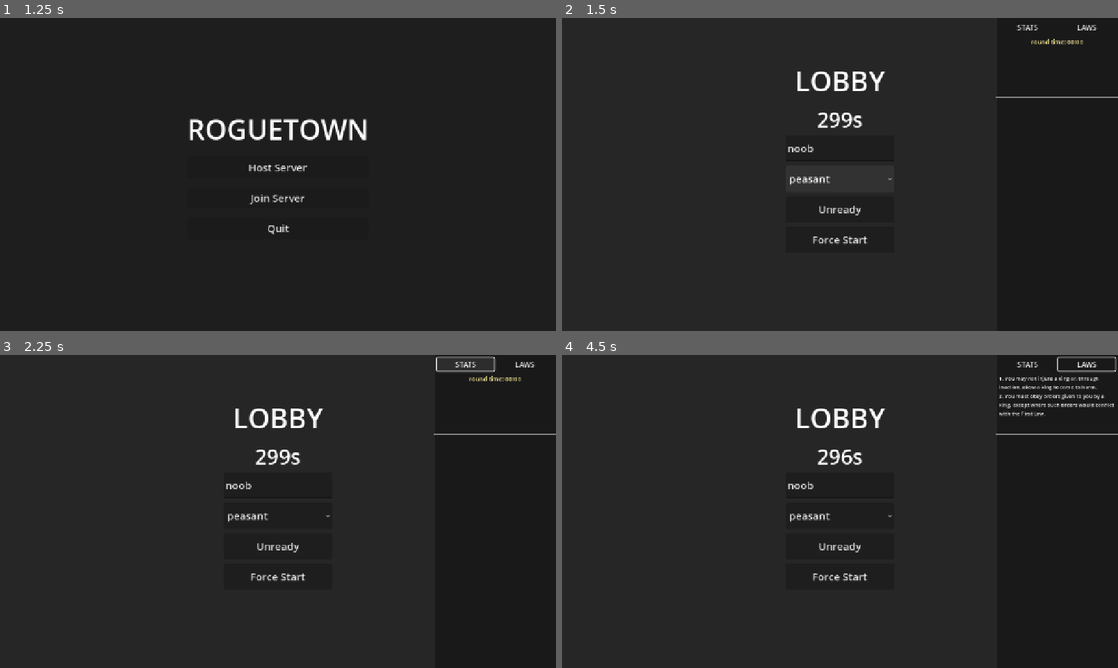
Above: before the commit, frames 1-4 (two rows, left to right).
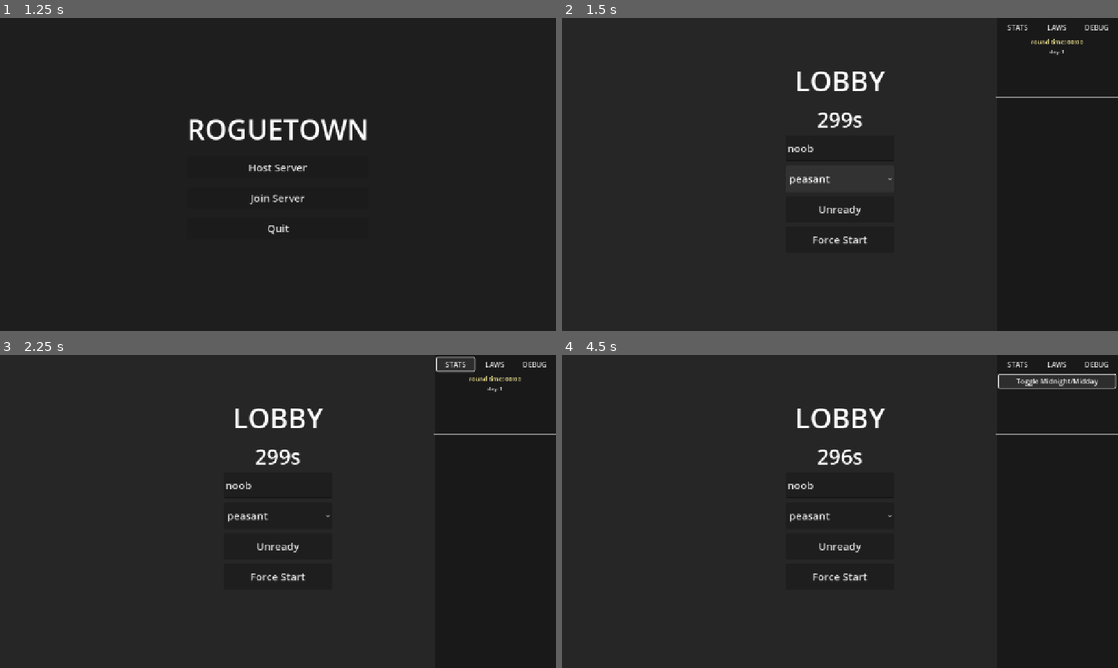
Above: after the commit, the same moments.

Repository: zakanater19/godot-roguetown
Game: Godot game, scene res://main_menu.tscn
The game is run twice, just before and just after one commit, with the same random seed, the same clock (stepped at 60 frames per second) and the same inputs.
Inputs (mouse positions are in pixels of both pictures, inside the frame that each line leads up to):
- Up to frame 1 (1.25 s): tap Enter at 0.5 s; move the mouse to (400, 158) at 0.52 s; hold D from 0.53 s (still down); hold Shift from 0.53 s (still down); click (400, 158) at 0.67 s; tap Space at 0.77 s
- Up to frame 2 (1.5 s): release D at 1.25 s; release Shift at 1.25 s; click "Host Server" at 1.25 s
- Up to frame 3 (2.25 s): click "STATS" at 2 s
- Up to frame 4 (4.5 s): click "LAWS" at 2.75 s; click (1095, 364) at 3.5 s, where only the run after the commit has a clickable "DEBUG"; click (1056, 380) at 4.25 s, where only the run after the commit has a clickable "Toggle Midnight/Midday"

Frame 1 is identical in both runs. In frame 2, 0.2% of the frame differs, in the area x 80-99%, y 2-12%; in frame 3, 0.3%; in frame 4, 1.4%, in the area x 78-100%, y 0-20%.

Commit message:
day/night cycle and lighting

Diff:
--- /dev/null
+++ b/lighting.gd
@@ -0,0 +1,84 @@
+# res://lighting.gd
+# AutoLoad singleton — registered as "Lighting" in project.godot
+# Handles the global day/night cycle and testing lights for players.
+extends Node
+
+var canvas_mod: CanvasModulate
+var is_midnight: bool = false
+var current_day: int = 1
+var time_offset: float = 0.0
+
+var light_texture: GradientTexture2D
+
+func _ready() -> void:
+	# 1. Create the global day/night modulator
+	canvas_mod = CanvasModulate.new()
+	canvas_mod.color = Color.WHITE
+	add_child(canvas_mod)
+
+	# 2. Programmatically generate a soft radial gradient for the player lights
+	var grad = Gradient.new()
+	grad.set_color(0, Color(1.0, 1.0, 1.0, 0.7)) # Bright center
+	grad.set_color(1, Color(1.0, 1.0, 1.0, 0.0)) # Transparent edge
+
+	light_texture = GradientTexture2D.new()
+	light_texture.gradient = grad
+	light_texture.fill = GradientTexture2D.FILL_RADIAL
+	light_texture.fill_from = Vector2(0.5, 0.5)
+	light_texture.fill_to = Vector2(1.0, 0.5)
+
+	# 3 tiles radius = 6 tiles diameter (6 * 64 = 384 pixels)
+	light_texture.width = 384
+	light_texture.height = 384
+
+func _process(_delta: float) -> void:
+	# Calculate current time in the cycle.
+	# Day = 30 mins (1800s), Night = 30 mins (1800s). Full cycle = 3600s.
+	var total_time = Lobby.round_time + time_offset
+	current_day = 1 + int(total_time / 3600.0)
+
+	# If the current 1800s block is odd, it's night time
+	is_midnight = (int(total_time / 1800.0) % 2 != 0)
+
+	if is_midnight:
+		# Dark blueish-gray tint for midnight
+		canvas_mod.color = Color(0.1, 0.1, 0.15, 1.0)
+	else:
+		# Pure white for midday
+		canvas_mod.color = Color.WHITE
+
+	# Continually ensure all players have a weak test light attached
+	var players = get_tree().get_nodes_in_group("player")
+	for p in players:
+		var light = p.get_node_or_null("PlayerLight")
+		if light == null:
+			light = PointLight2D.new()
+			light.name = "PlayerLight"
+			light.texture = light_texture
+			# Use MIX blend mode so lights don't blow out into pure white when stacked
+			light.blend_mode = PointLight2D.BLEND_MODE_MIX
+			light.energy = 0.8
+			light.z_index = 15 # Render above most player sprites
+			p.add_child(light)
+
+		# Hide the player light during the day
+		light.enabled = is_midnight
+
+# Called by the UI button
+func toggle_time_of_day() -> void:
+	if multiplayer.has_multiplayer_peer():
+		if multiplayer.is_server():
+			rpc_add_time_offset.rpc(1800.0)
+		else:
+			request_toggle_time.rpc_id(1)
+	else:
+		time_offset += 1800.0
+
+@rpc("any_peer", "call_local", "reliable")
+func request_toggle_time() -> void:
+	if multiplayer.is_server():
+		rpc_add_time_offset.rpc(1800.0)
+
+@rpc("authority", "call_local", "reliable")
+func rpc_add_time_offset(amount: float) -> void:
+	time_offset += amount
--- a/lobby.gd
+++ b/lobby.gd
@@ -405,9 +405,6 @@
 		rpc_show_name_error.rpc_id(multiplayer.get_remote_sender_id(), "Name invalid or taken.")
 		return
 
-	# FIX: When the server calls this RPC locally (call_local), get_remote_sender_id()
-	# returns 0 instead of the server's peer ID of 1. Normalize to ensure the server
-	# player's name is stored under the correct peer ID.
 	var peer_id = multiplayer.get_remote_sender_id()
 	if peer_id == 0:
 		peer_id = multiplayer.get_unique_id()
@@ -417,9 +414,6 @@
 
 @rpc("authority", "call_local", "reliable")
 func sync_ready_state(peer_id: int, is_ready: bool, p_name: String, p_class: String) -> void:
-	# FIX: Same normalization — when the server calls this via call_local from
-	# request_set_ready, peer_id arrives as 0. Normalize so the server player's
-	# own UI updates correctly (ready button, name/class field locking).
 	if peer_id == 0:
 		peer_id = multiplayer.get_unique_id()
 
@@ -492,11 +486,12 @@
 		_ui_layer.visible = false
 
 @rpc("authority", "call_remote", "reliable")
-func sync_full_lobby_state(time_left: float, is_started: bool, ready_dict: Dictionary, r_time: float = 0.0) -> void:
+func sync_full_lobby_state(time_left: float, is_started: bool, ready_dict: Dictionary, r_time: float = 0.0, lighting_offset: float = 0.0) -> void:
 	countdown = time_left
 	game_started = is_started
 	ready_players = ready_dict
 	round_time = r_time
+	Lighting.time_offset = lighting_offset
 
 	if game_started:
 		if _time_label != null: _time_label.text = "Game in progress"
@@ -514,7 +509,7 @@
 func _on_peer_connected(id: int) -> void:
 	if multiplayer.is_server():
 		ready_players[id] = {"ready": false, "name": "noob", "class": "peasant"}
-		sync_full_lobby_state.rpc_id(id, countdown, game_started, ready_players, round_time)
+		sync_full_lobby_state.rpc_id(id, countdown, game_started, ready_players, round_time, Lighting.time_offset)
 
 func _on_peer_disconnected(id: int) -> void:
 	if multiplayer.is_server():
--- a/project.godot
+++ b/project.godot
@@ -27,6 +27,7 @@
 Lobby="*res://lobby.gd"
 Trade="*res://trade.gd"
 ServerBrowser="*res://serverbrowser.gd"
+Lighting="*res://lighting.gd"
 
 [display]
 
--- a/sidebar.gd
+++ b/sidebar.gd
@@ -11,13 +11,17 @@
 
 # Stats & Laws Menu Variables
 var _stats_time_label: Label = null
+var _stats_day_label: Label = null
 var _stats_view: VBoxContainer = null
+
 var _laws_view: VBoxContainer = null
 var _laws_list_vbox: VBoxContainer = null
 var _edit_laws_btn: Button = null
 
 var _edit_laws_view: VBoxContainer = null
 var _edit_list_vbox: VBoxContainer = null
+
+var _debug_view: VBoxContainer = null
 
 
 func _ready() -> void:
@@ -36,6 +40,9 @@
 	else:
 		# Keep it zeroed out while in the Lobby
 		_stats_time_label.text = "round time: 00:00"
+
+	if _stats_day_label != null:
+		_stats_day_label.text = "day: " + str(Lighting.current_day)
 
 
 func set_visible(is_visible: bool) -> void:
@@ -131,6 +138,12 @@
 	btn_laws.pressed.connect(_on_tab_laws_pressed)
 	tabs_hbox.add_child(btn_laws)
 
+	var btn_debug := Button.new()
+	btn_debug.text = "DEBUG"
+	btn_debug.size_flags_horizontal = Control.SIZE_EXPAND_FILL
+	btn_debug.pressed.connect(_on_tab_debug_pressed)
+	tabs_hbox.add_child(btn_debug)
+
 	# --- View Containers ---
 
 	# 1. Stats View
@@ -145,6 +158,13 @@
 	_stats_time_label.horizontal_alignment = HORIZONTAL_ALIGNMENT_CENTER
 	_stats_view.add_child(_stats_time_label)
 
+	_stats_day_label = Label.new()
+	_stats_day_label.text = "day: 1"
+	_stats_day_label.add_theme_font_size_override("font_size", 12)
+	_stats_day_label.add_theme_color_override("font_color", Color(0.8, 0.8, 0.8))
+	_stats_day_label.horizontal_alignment = HORIZONTAL_ALIGNMENT_CENTER
+	_stats_view.add_child(_stats_day_label)
+
 	# 2. Laws View (Read Only)
 	_laws_view = VBoxContainer.new()
 	_laws_view.size_flags_vertical = Control.SIZE_EXPAND_FILL
@@ -199,6 +219,18 @@
 	cancel_laws_btn.size_flags_horizontal = Control.SIZE_EXPAND_FILL
 	cancel_laws_btn.pressed.connect(_on_cancel_laws_pressed)
 	edit_actions_hbox.add_child(cancel_laws_btn)
+
+	# 4. Debug View
+	_debug_view = VBoxContainer.new()
+	_debug_view.size_flags_vertical = Control.SIZE_EXPAND_FILL
+	_debug_view.visible = false
+	stats_inner.add_child(_debug_view)
+
+	# Lighting Toggle Button
+	var btn_time_toggle := Button.new()
+	btn_time_toggle.text = "Toggle Midnight/Midday"
+	btn_time_toggle.pressed.connect(_on_toggle_time_pressed)
+	_debug_view.add_child(btn_time_toggle)
 
 	# === NEW: Thin separator line at the bottom of the top section ===
 	var separator := HSeparator.new()
@@ -230,18 +262,30 @@
 
 # --- Tab Logic ---
 
+func _on_toggle_time_pressed() -> void:
+	Lighting.toggle_time_of_day()
+
 func _on_tab_stats_pressed() -> void:
 	if _stats_view == null: return
 	_stats_view.visible = true
 	_laws_view.visible = false
 	_edit_laws_view.visible = false
+	if _debug_view: _debug_view.visible = false
 
 func _on_tab_laws_pressed() -> void:
 	if _laws_view == null: return
 	_stats_view.visible = false
 	_laws_view.visible = true
 	_edit_laws_view.visible = false
+	if _debug_view: _debug_view.visible = false
 	refresh_laws_ui()
+
+func _on_tab_debug_pressed() -> void:
+	if _debug_view == null: return
+	_stats_view.visible = false
+	_laws_view.visible = false
+	_edit_laws_view.visible = false
+	_debug_view.visible = true
 
 func refresh_laws_ui() -> void:
 	if _laws_list_vbox == null: return
@@ -306,13 +350,13 @@
 	_add_edit_law_row()
 
 func _on_save_laws_pressed() -> void:
-	var new_laws: Array = []
+	var new_laws: Array =[]
 	for child in _edit_list_vbox.get_children():
 		var le = child.get_node_or_null("LawInput")
 		if le and le.text.strip_edges() != "":
 			new_laws.append(le.text.strip_edges())
 
-	var formatted_laws = []
+	var formatted_laws =[]
 	for i in range(new_laws.size()):
 		formatted_laws.append("LAW " + str(i + 1) + ": " + new_laws[i])
 
Not shown, added: lighting.gd.uid
Not shown: 4 places in tileset.tres that only renumber resources
